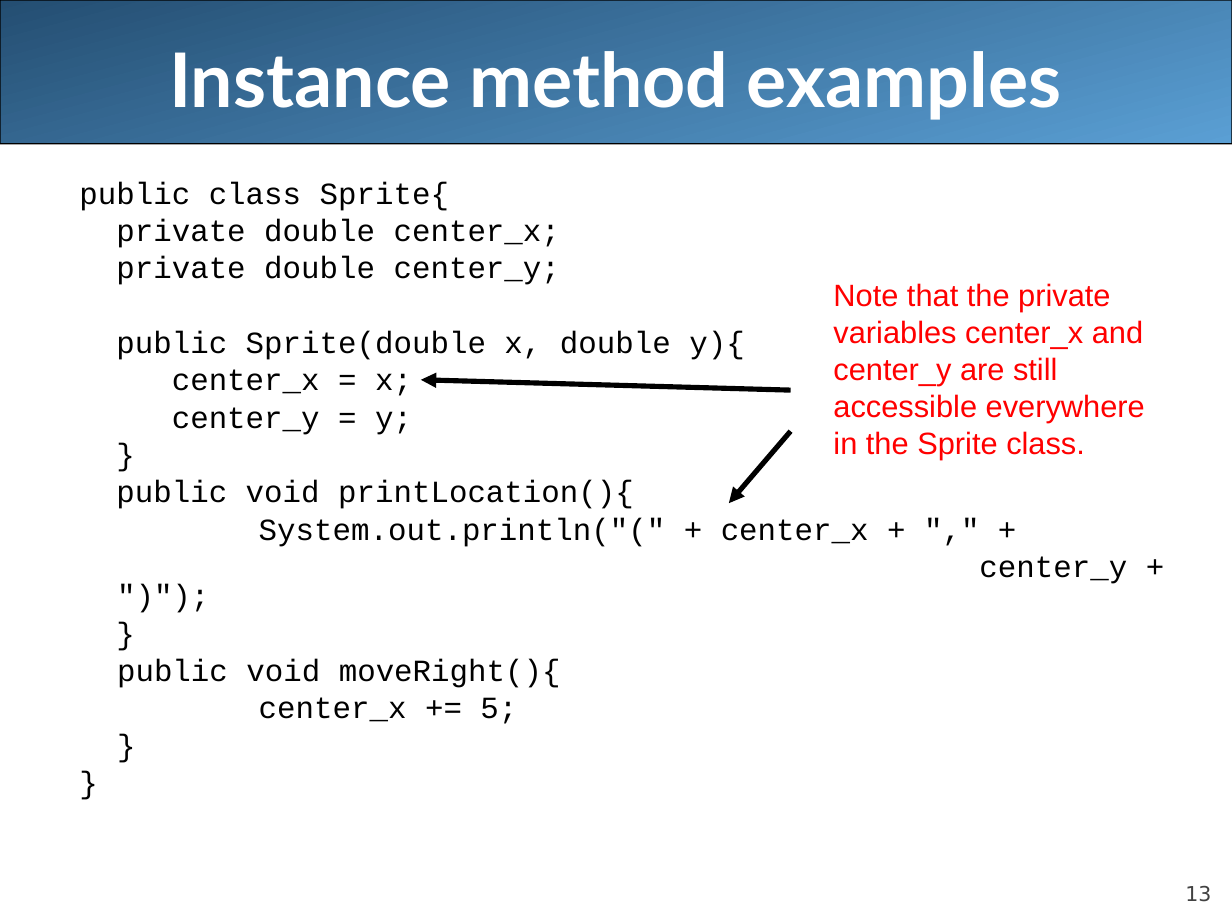
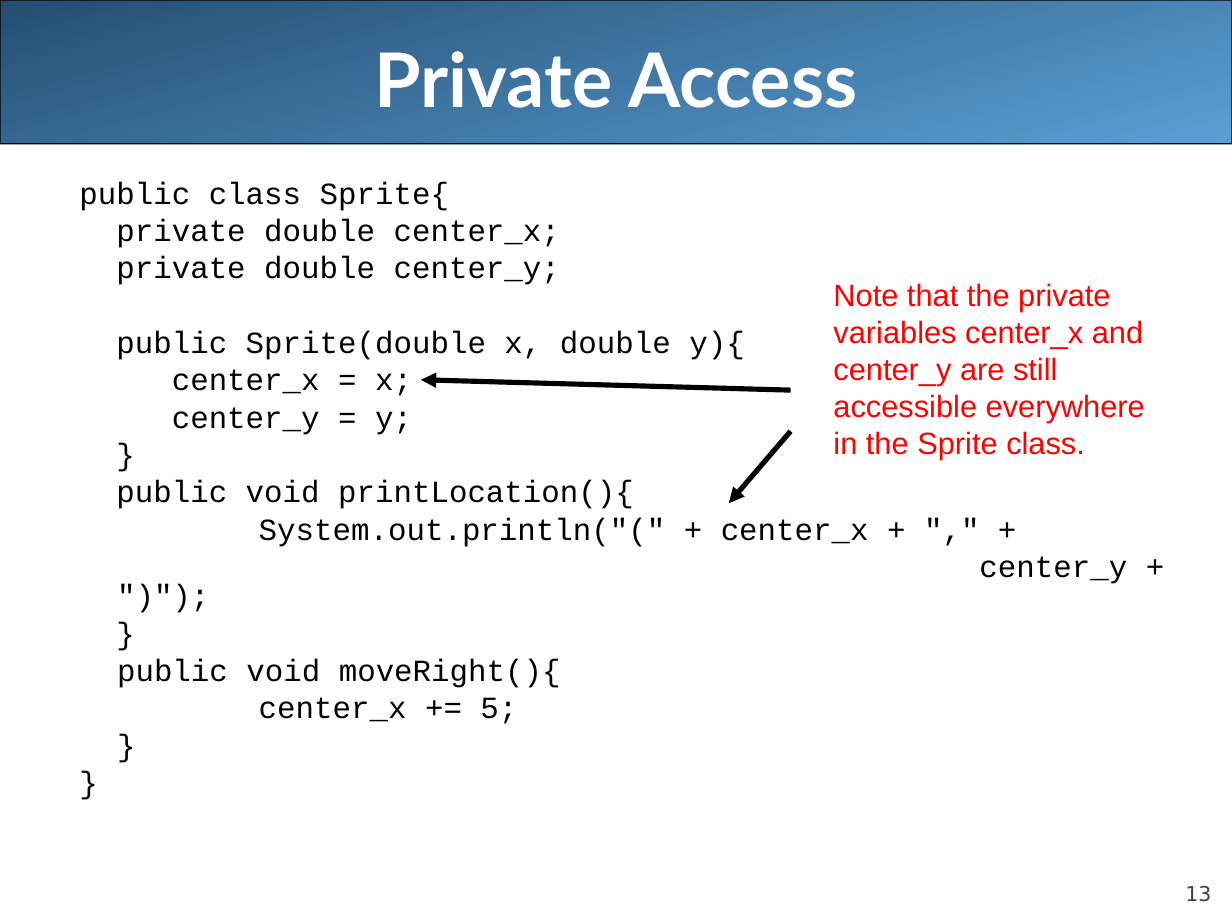
Before and after one commit to LongBaoNguyen/longbaonguyen.github.io, a slide deck: slide 13 of courses/apcsa/lecture13.ppt. Drawn at 1232x924 pixels with LibreOffice and Linux fonts; fonts in the diff are those of the drawing. Boxes give left, top, right and bottom in pixels: in the first picture for what was removed or moved away, otherwise in the second. Text is boxed around its words. In the diff, an @@ line names an element or a change of style, - is before the commit and + after.

```diff
--- a/courses/apcsa/lecture13.ppt
+++ b/courses/apcsa/lecture13.ppt
@@ title at <box>375,51,857,108</box>: text changed @@
-Instance method examples
+Private Access
```
Also in this commit, not shown: 12 other slides changed, 1 other file.
